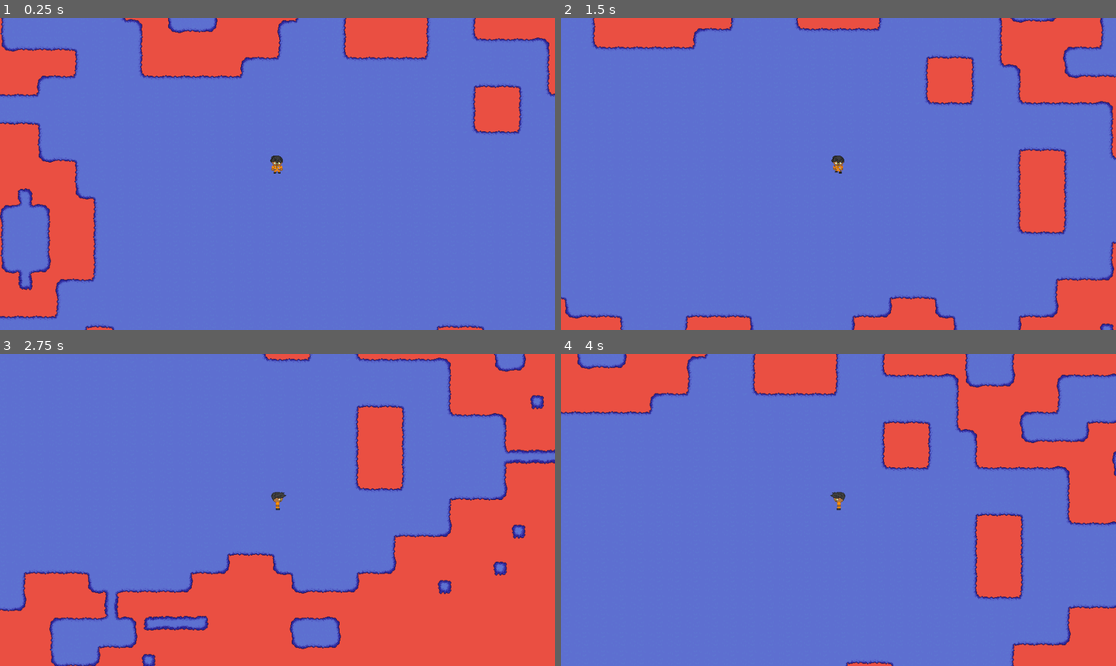
Above: before the commit, frames 1-4 (two rows, left to right).
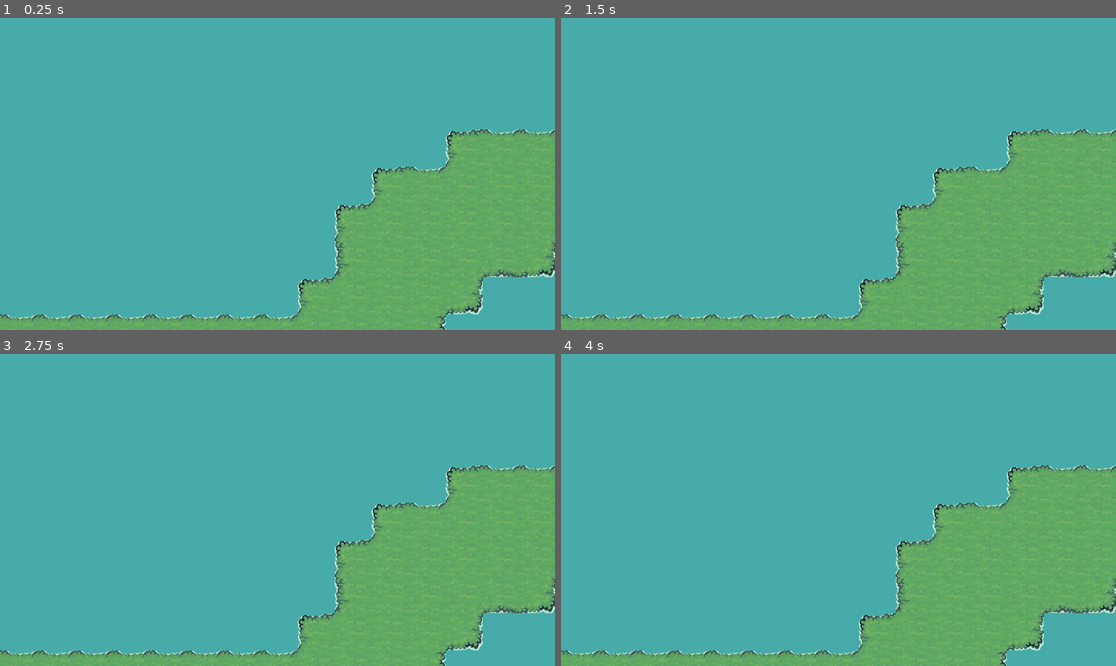
Above: after the commit, the same moments.

Repository: JeremelleV/C230-Nighthawks
Game: Godot game, scene res://scenes/overworld/test_map_2.tscn
Two runs of this game, one before a commit and one after it. Both use one fixed random seed, a clock stepped at 60 frames per second and the inputs below. Before the commit the project starts from res://scenes/overworld/zone_1_start.tscn.
Inputs:
- Up to frame 1 (0.25 s): no input
- Up to frame 2 (1.5 s): tap Enter (ui_accept) at 0.5, 0.77 s; hold D (right) 0.53-1.28 s; tap T at 0.6, 1.35 s; hold S (down) from 1.28 s (still down)
- Up to frame 3 (2.75 s): tap Enter (ui_accept) at 1.52 s; release S (down) at 2.03 s; hold D (right) from 2.03 s (still down); tap T at 2.1 s
- Up to frame 4 (4 s): release D (right) at 2.78 s; hold W (up) 2.78-3.53 s; tap T at 2.85, 3.6 s; tap Enter (ui_accept) at 3.02, 3.77 s; hold A (left) from 3.53 s (still down)

The runs differ from the first frame. In frame 1, 100% of the frame differs, in the area x 0-100%, y 0-100%; in frame 2, 100%; in frame 3, 100%; in frame 4, 100%.
Error before the commit: Invalid assignment of property or key 'pitch_scale' with value of type 'float' on a base object of type 'null instance'. (res://scripts/characters/player.gd:98)

Commit message:
add some background music and sound effect

Diff:
--- a/project.godot
+++ b/project.godot
@@ -11,7 +11,7 @@
 [application]
 
 config/name="Red Dominion"
-run/main_scene="uid://bjups5w777d4j"
+run/main_scene="uid://uf7pn5np4hs7"
 config/features=PackedStringArray("4.6", "GL Compatibility")
 config/icon="res://icon.svg"
 config/run/main_scene="res://scenes/main/TestScene.tscn"
--- a/scenes/entities/player/player.tscn
+++ b/scenes/entities/player/player.tscn
@@ -2,6 +2,7 @@
 
 [ext_resource type="Script" uid="uid://bcxd5i5knecmm" path="res://scripts/characters/player.gd" id="1_635qg"]
 [ext_resource type="Texture2D" uid="uid://1878gdj18qua" path="res://assets/sprites/characters/player_sprite_sheet.png" id="2_635qg"]
+[ext_resource type="AudioStream" uid="uid://dwv0it345y5pe" path="res://assets/audio/walk_on_grass.mp3" id="3_58kc7"]
 
 [sub_resource type="CircleShape2D" id="CircleShape2D_635qg"]
 radius = 5.0990195
@@ -139,3 +140,7 @@
 [node name="AnimationTree" type="AnimationTree" parent="." unique_id=1286304323]
 tree_root = SubResource("AnimationNodeStateMachine_7wli1")
 anim_player = NodePath("../AnimationPlayer")
+
+[node name="WalkAudio" type="AudioStreamPlayer2D" parent="." unique_id=276919386]
+stream = ExtResource("3_58kc7")
+volume_db = -20.0
--- a/scripts/overworld/zone_1_start.gd
+++ b/scripts/overworld/zone_1_start.gd
@@ -3,6 +3,7 @@
 
 # Called when the node enters the scene tree for the first time.
 func _ready() -> void:
+	AudioPlayer.play_music_level() #testing
 	if NavigationManager.spawn_door_tag != null:
 		_on_level_spawn.call_deferred(NavigationManager.spawn_door_tag)
 	else:
